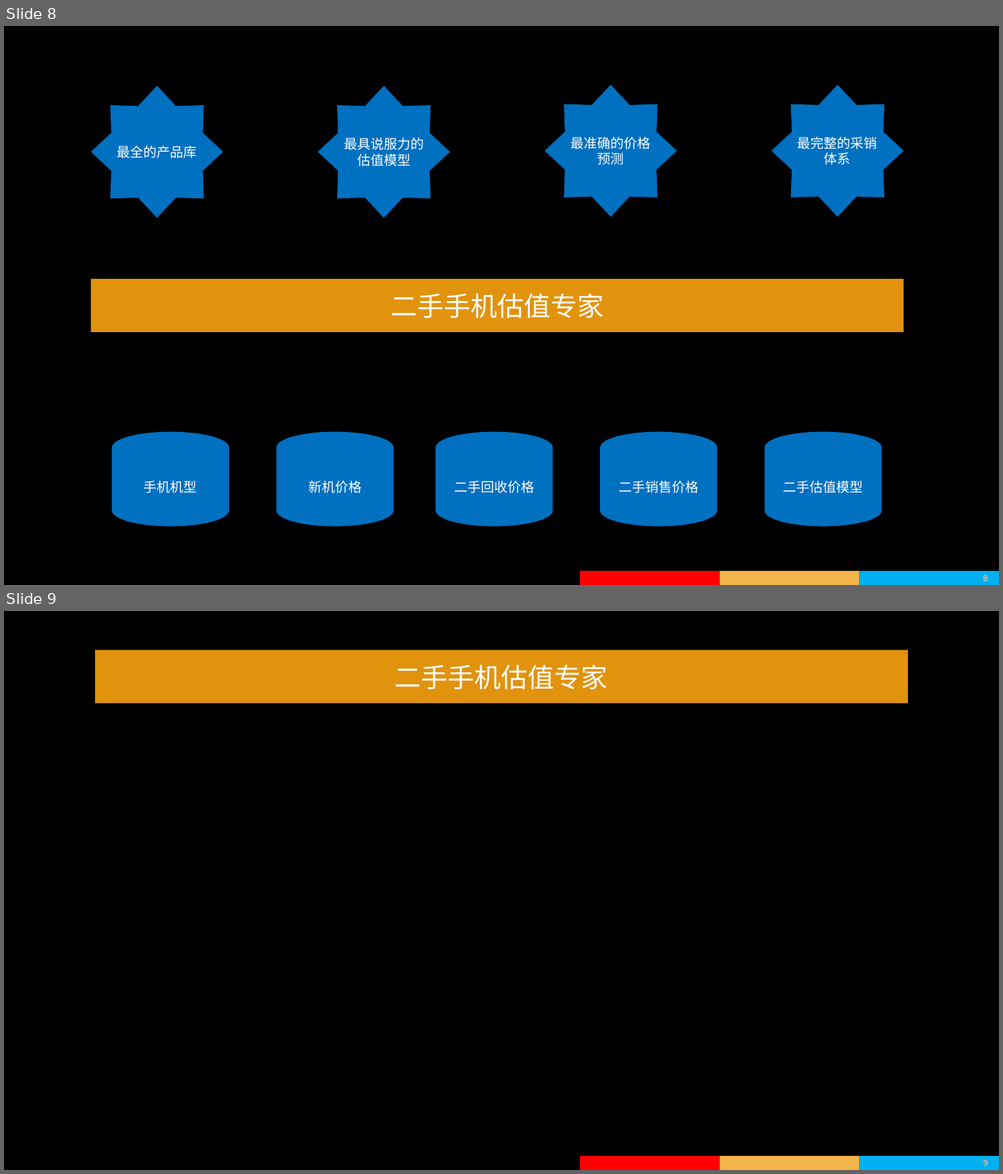
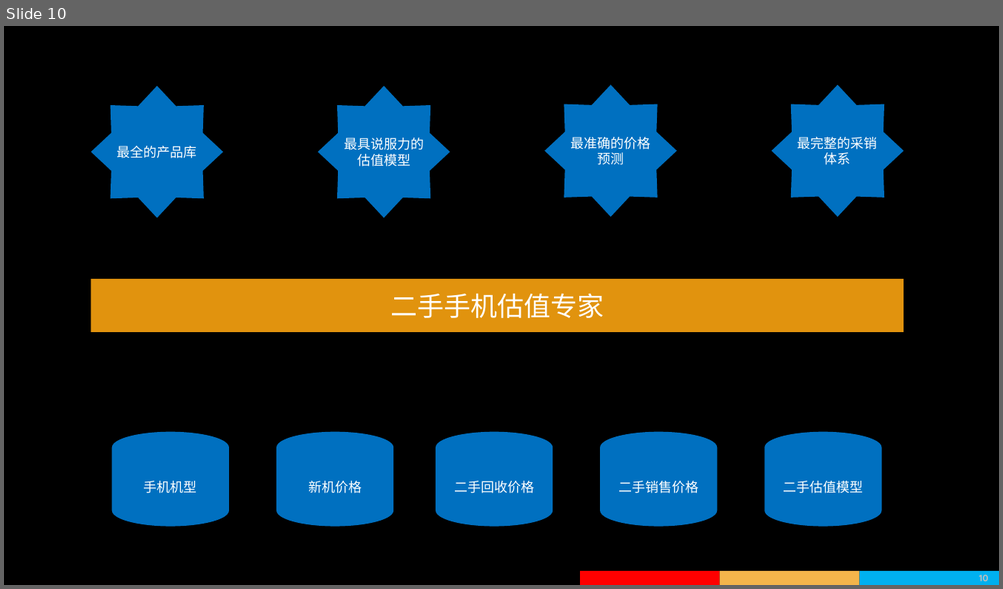
Before and after one commit to wapuboy/ha_how_to, a slide deck: 2019年度价格与BI体系的规划.pptx. Shown one above the other, each under a label of ours: slides 8 and 9 before the commit, slide 10 after it. The pictures are 1003x1174 and 1003x589 pixels, drawn with LibreOffice and Linux fonts; fonts in the diff are those of the drawing; background and template pictures are left out. Boxes give left, top, right and bottom in pixels: in the first picture for what was removed or moved away, otherwise in the second. Text is boxed around its words. In the diff, an @@ line names an element or a change of style, - is before the commit and + after.

```diff
--- a/2019年度价格与BI体系的规划.pptx
+++ b/2019年度价格与BI体系的规划.pptx
@@ slide 9 removed at box(4, 611, 999, 1170), background picture (left out); not listed: 4 template elements that a slide beside it also shows @@
@@ rectangle removed at box(95, 650, 908, 703) @@
-二手手机估值专家
@@ what was slide 8 is now slide 10 @@
@@ page number at box(979, 575, 987, 582): text changed @@
-8
+10
```
Also in this commit, not shown: 1 slide changed, 9 slides added, 1 other slide removed.
